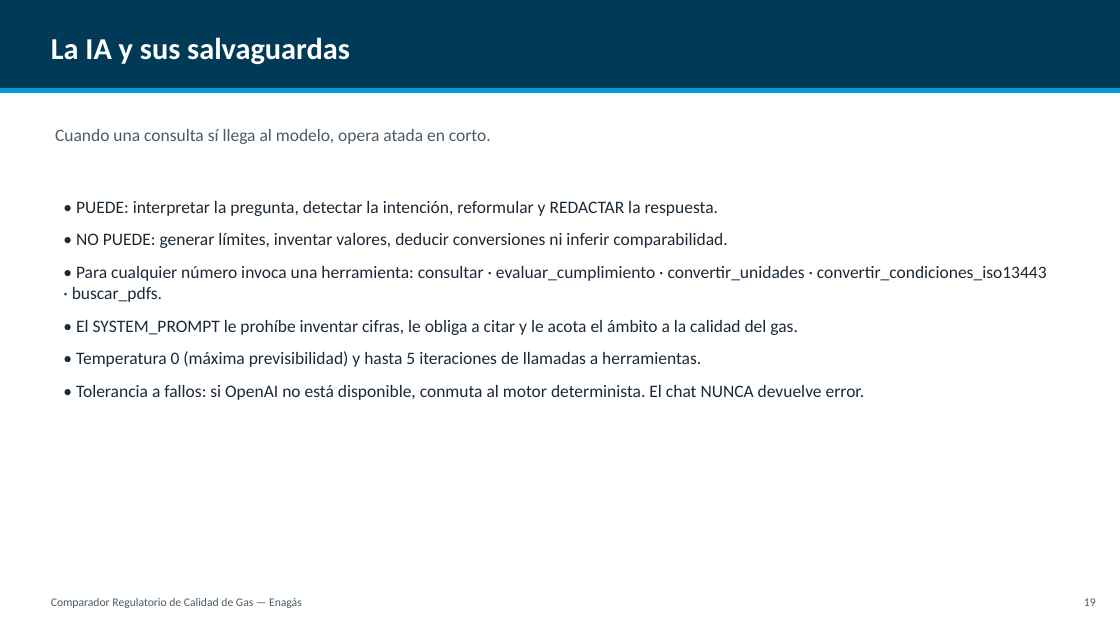
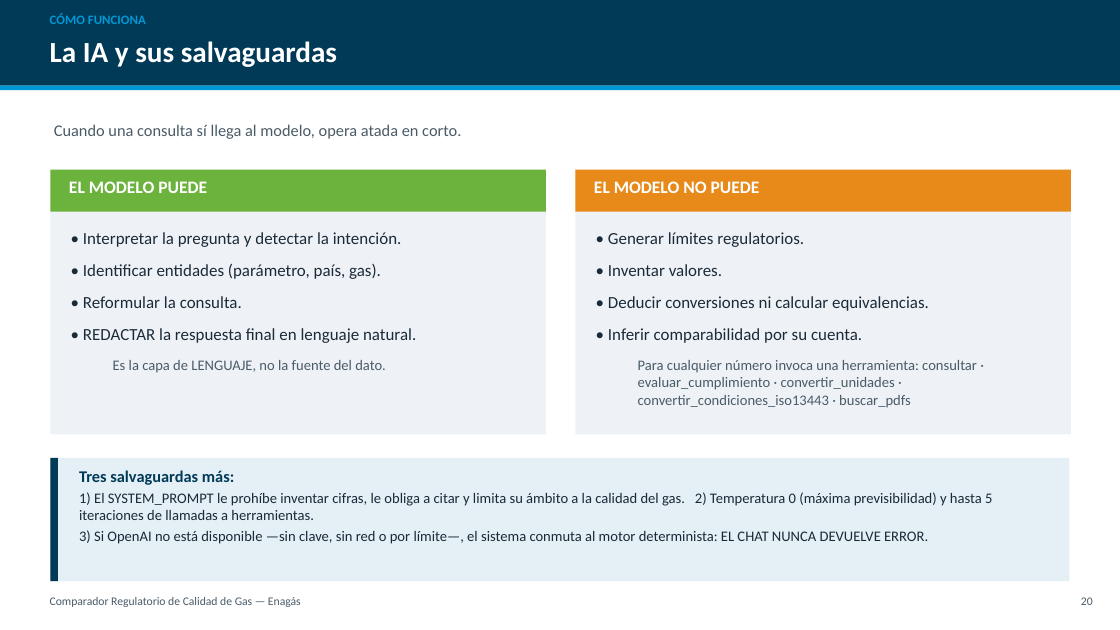
Before and after one commit to CarlosOlivaZurdo/ENAG-S_G1, a slide deck: slide 21 of docs/Presentacion_Comparador_Gas.pptx (slide 20 before the commit). Drawn at 1120x630 pixels with LibreOffice and Linux fonts; fonts in the diff are those of the drawing. Boxes give left, top, right and bottom in pixels: in the first picture for what was removed or moved away, otherwise in the second. Text is boxed around its words. In the diff, an @@ line names an element or a change of style, - is before the commit and + after.

```diff
--- a/docs/Presentacion_Comparador_Gas.pptx
+++ b/docs/Presentacion_Comparador_Gas.pptx
@@ text added at [50, 14, 146, 24], 11 pt, text #0099D6, bold @@
+CÓMO FUNCIONA
@@ text "La IA y sus salvaguardas" at [50, 41, 337, 67]: size 26 to 25 pt; vertical alignment middle to top @@
@@ text "Cuando una consulta sí llega ..." at [54, 124, 461, 139]: size 15 to 14 pt @@
@@ rectangle added at [50, 170, 546, 434], fill #EEF2F6 @@
@@ rectangle added at [50, 170, 546, 212], fill #6CB33E @@
@@ rectangle added at [576, 170, 1071, 434], fill #EEF2F6 @@
@@ rectangle added at [576, 170, 1071, 212], fill #E88A1A @@
@@ text added at [69, 181, 207, 193], 15 pt, text #FFFFFF, bold @@
+EL MODELO PUEDE
@@ text added at [594, 181, 760, 193], 15 pt, text #FFFFFF, bold @@
+EL MODELO NO PUEDE
@@ text added at [83, 232, 416, 373], 14.5 pt, text #1B2A38 @@
+• Interpretar la pregunta y detectar la intención.
+• Identificar entidades (parámetro, país, gas).
+• Reformular la consulta.
+• REDACTAR la respuesta final en lenguaje natural.
+  Es la capa de LENGUAJE, no la fuente del dato.
@@ text added at [608, 232, 977, 408], 12.5 pt, text #4A5B68 @@
+• Generar límites regulatorios.
+• Inventar valores.
+• Deducir conversiones ni calcular equivalencias.
+• Inferir comparabilidad por su cuenta.
+  Para cualquier número invoca una herramienta: consultar · evaluar_cumplimiento · convertir_unidades · convertir_condiciones_iso13443 · buscar_pdfs
@@ rectangle added at [50, 458, 1070, 581], fill #E4EFF6 @@
@@ rectangle added at [50, 458, 58, 581], fill #013A57 @@
@@ text at [79, 470, 992, 544]: text changed; size 15 to 12.5 pt @@
-• PUEDE: interpretar la pregunta, detectar la intención, reformular y REDACTAR la respuesta.
-• NO PUEDE: generar límites, inventar valores, deducir conversiones ni inferir comparabilidad.
-• Para cualquier número invoca una herramienta: consultar · evaluar_cumplimiento · convertir_unidades · convertir_condiciones_iso13443 · buscar_pdfs.
-• El SYSTEM_PROMPT le prohíbe inventar cifras, le obliga a citar y le acota el ámbito a la calidad del gas.
-• Temperatura 0 (máxima previsibilidad) y hasta 5 iteraciones de llamadas a herramientas.
-• Tolerancia a fallos: si OpenAI no está disponible, conmuta al motor determinista. El chat NUNCA devuelve error.
+Tres salvaguardas más:
+1) El SYSTEM_PROMPT le prohíbe inventar cifras, le obliga a citar y limita su ámbito a la calidad del gas. 2) Temperatura 0 (máxima previsibilidad) y hasta 5 iteraciones de llamadas a herramientas.
+3) Si OpenAI no está disponible —sin clave, sin red o por límite—, el sistema conmuta al motor determinista: EL CHAT NUNCA DEVUELVE ERROR.
@@ text added at [1081, 597, 1093, 605], 10 pt, text #4A5B68 @@
+20
@@ text removed at [1084, 598, 1096, 606] @@
-19
```
Also in this commit, not shown: 19 other slides changed, 4 slides added, 3 slides removed, 1 other file.
